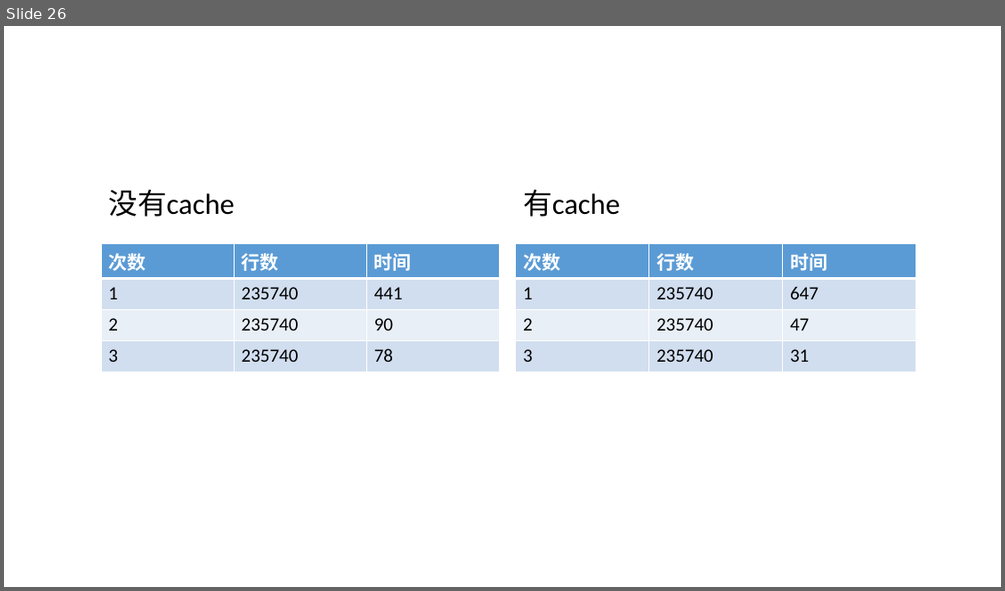
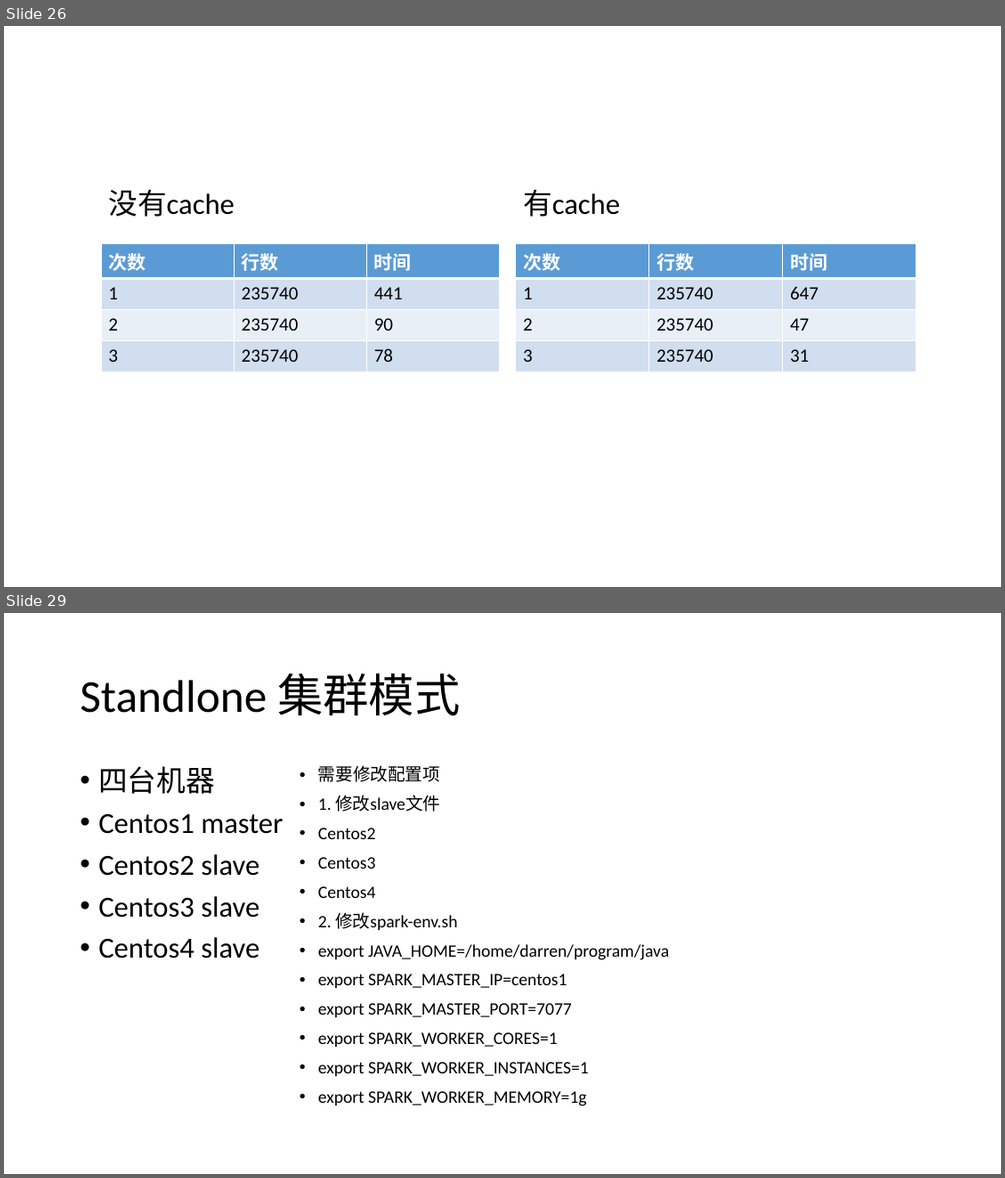
Before and after one commit to zhangpanfeng/darren-spark, a slide deck: doc/Spark.pptx. Shown one above the other, each under a label of ours: slide 26 before the commit, slides 26 and 29 after it; the slides between them are not shown. The pictures are 1005x591 and 1005x1178 pixels, drawn with LibreOffice and Linux fonts; fonts in the diff are those of the drawing. Boxes give left, top, right and bottom in pixels: in the first picture for what was removed or moved away, otherwise in the second. Text is boxed around its words. In the diff, an @@ line names an element or a change of style, - is before the commit and + after.

Commit message:
update master

```diff
--- a/doc/Spark.pptx
+++ b/doc/Spark.pptx
@@ slide 29 added at <box>4,613,1001,1174</box>, background #FFFFFF @@
@@ title added at <box>80,674,460,716</box>, 44 pt, text #000000 @@
+Standlone 集群模式
@@ text added at <box>98,766,283,958</box>, 28 pt, text #000000 @@
+• 四台机器
+• Centos1 master
+• Centos2 slave
+• Centos3 slave
+• Centos4 slave
@@ text added at <box>318,765,669,1106</box>, 16.8 pt, text #000000 @@
+• 需要修改配置项
+• 1. 修改slave文件
+• Centos2
+• Centos3
+• Centos4
+• 2. 修改spark-env.sh
+• export JAVA_HOME=/home/darren/program/java
+• export SPARK_MASTER_IP=centos1
+• export SPARK_MASTER_PORT=7077
+• export SPARK_WORKER_CORES=1
+• export SPARK_WORKER_INSTANCES=1
+• export SPARK_WORKER_MEMORY=1g
```
Also in this commit, not shown: 12 other slides added, 2 slides removed, 8 other files.
